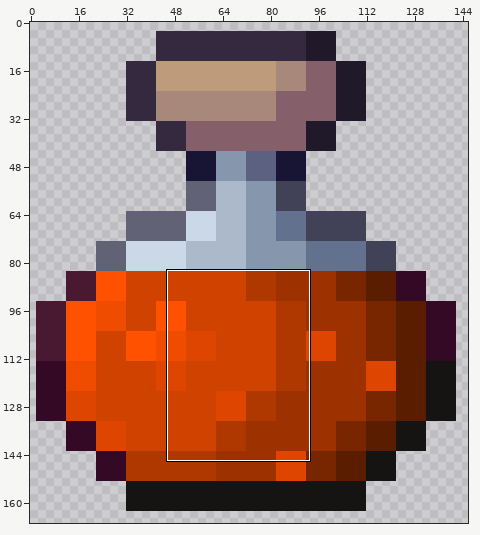
Sprite sheet -- Imgs/9.png. Above: a wide view before the commit, with the close-up outlined.
Close-up. The starting point:
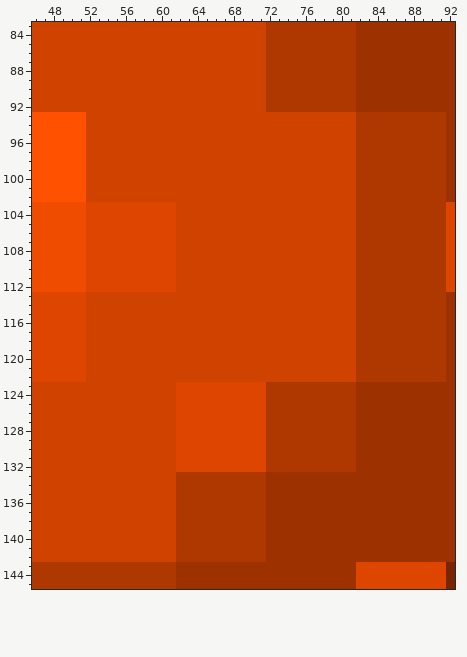
The file is 154x170 pixels. Shown: x 46..92, y 83..145. The wide view leaves out empty margins.
After:
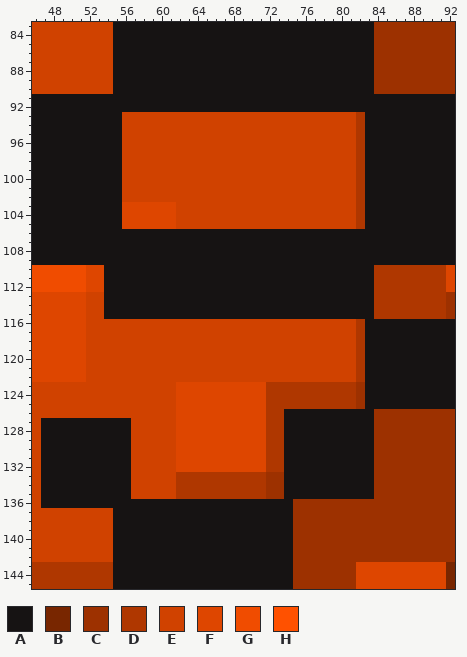
Palette (. is transparent): A #161313  B #782600  C #9d3100  D #af3700  E #d04200  F #de4600  G #f04c00  H #ff5100
The edit:
y 83..90: x 55..83 EEEEEEEEEEEEEEEEEDDDDDDDDDDCC -> AAAAAAAAAAAAAAAAAAAAAAAAAAAAA
y 91..92: x 46..92 EEEEEEEEEEEEEEEEEEEEEEEEEEDDDDDDDDDDCCCCCCCCCCC -> AAAAAAAAAAAAAAAAAAAAAAAAAAAAAAAAAAAAAAAAAAAAAAA
y 93..102: x 46..55 HHHHHHEEEE -> AAAAAAAAAA; x 83..92 DDDDDDDDDC -> AAAAAAAAAA
y 103..105: x 46..55 GGGGGGFFFF -> AAAAAAAAAA; x 83..92 DDDDDDDDDF -> AAAAAAAAAA
y 106..109: x 46..92 GGGGGGFFFFFFFFFFEEEEEEEEEEEEEEEEEEEEDDDDDDDDDDF -> AAAAAAAAAAAAAAAAAAAAAAAAAAAAAAAAAAAAAAAAAAAAAAA
y 110..112: x 54..83 FFFFFFFFEEEEEEEEEEEEEEEEEEEEDD -> AAAAAAAAAAAAAAAAAAAAAAAAAAAAAA
y 113..115: x 54..83 EEEEEEEEEEEEEEEEEEEEEEEEEEEEDD -> AAAAAAAAAAAAAAAAAAAAAAAAAAAAAA
y 116..122: x 83..92 DDDDDDDDDC -> AAAAAAAAAA
y 123..125: x 83..92 CCCCCCCCCC -> AAAAAAAAAA
y 126: x 74..83 DDDDDDDDCC -> AAAAAAAAAA
y 127..132: x 47..56 EEEEEEEEEE -> AAAAAAAAAA; x 74..83 DDDDDDDDCC -> AAAAAAAAAA
y 133..135: x 47..56 EEEEEEEEEE -> AAAAAAAAAA; x 74..83 CCCCCCCCCC -> AAAAAAAAAA
y 136: x 47..74 EEEEEEEEEEEEEEEDDDDDDDDDDCCC -> AAAAAAAAAAAAAAAAAAAAAAAAAAAA
y 137..142: x 55..74 EEEEEEEDDDDDDDDDDCCC -> AAAAAAAAAAAAAAAAAAAA
y 143..145: x 55..74 DDDDDDDCCCCCCCCCCCCC -> AAAAAAAAAAAAAAAAAAAA
Changed places in both close-ups, as pixel boxes (x1, y1, x2, y2):
changed: (32, 22, 455, 589)
